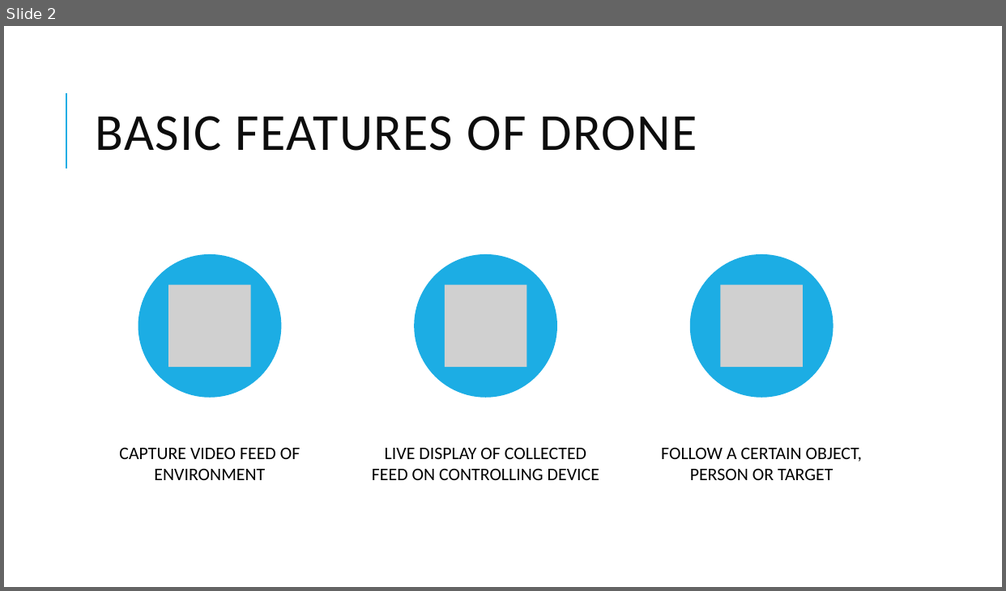
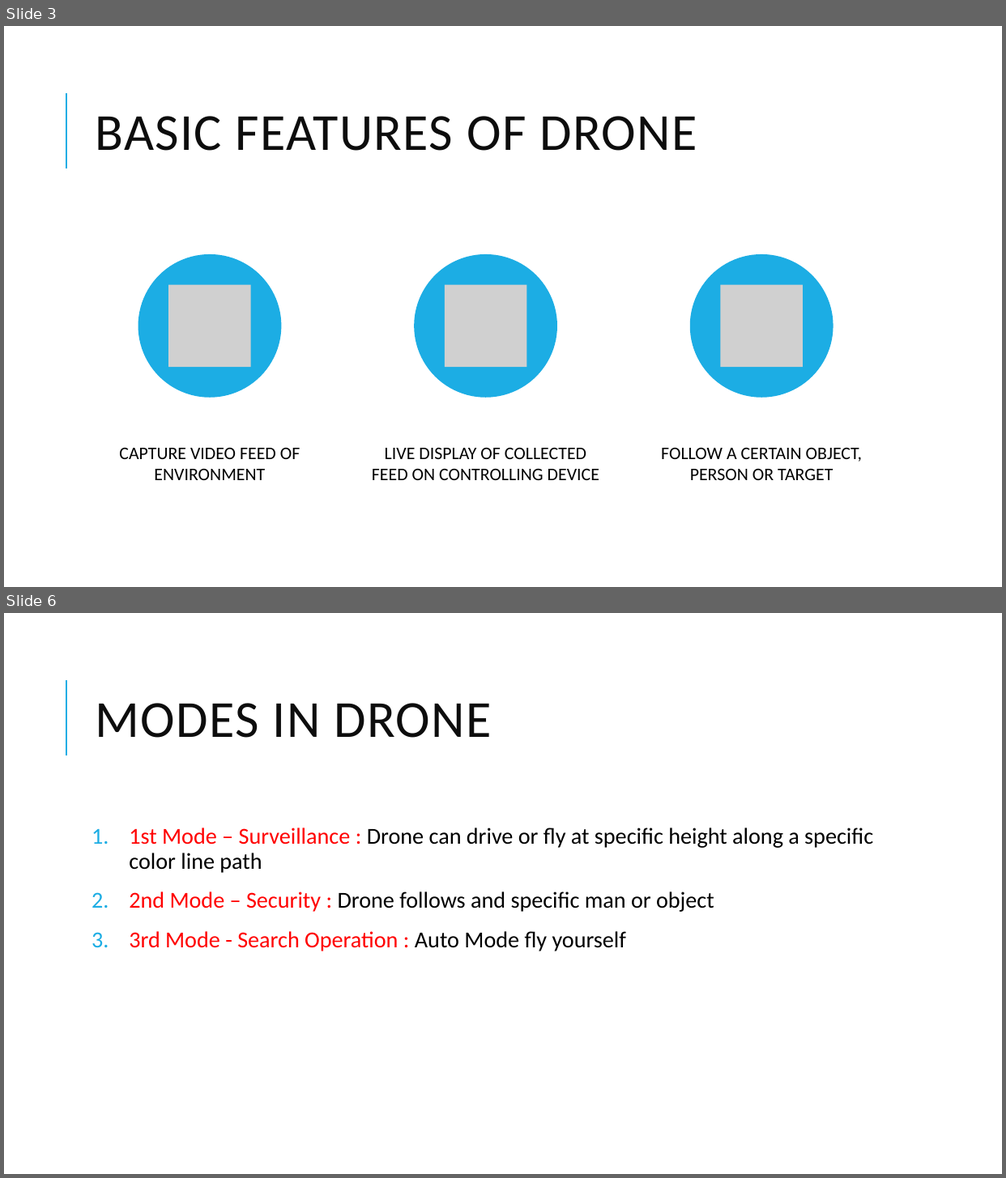
Before and after one commit to MihirRajeshPanchal/STAMP-Drone, a slide deck: Documentation/PPT/HighProfileSecurityDrone.pptx. Shown one above the other, each under a label of ours: slide 2 before the commit, slides 3 and 6 after it; the slides between them are not shown. The pictures are 1006x591 and 1006x1178 pixels, drawn with LibreOffice and Linux fonts; fonts in the diff are those of the drawing; grey boxes stand for pictures. Boxes give left, top, right and bottom in pixels: in the first picture for what was removed or moved away, otherwise in the second. Text is boxed around its words. In the diff, an @@ line names an element or a change of style, - is before the commit and + after.

Commit message:
Added Drone PPT with Features and Applications

```diff
--- a/Documentation/PPT/HighProfileSecurityDrone.pptx
+++ b/Documentation/PPT/HighProfileSecurityDrone.pptx
@@ slide 6 added at [4,613,1002,1174], background #FFFFFF; not listed: 1 template element that a slide beside it also shows @@
@@ title added at [96,703,491,738], 50 pt, text #0D0D0D @@
+MODES IN DRONE
@@ text added at [129,828,873,952], 22 pt, text #000000 @@
+1. 1st Mode – Surveillance : Drone can drive or fly at specific height along a specific color line path
+2. 2nd Mode – Security : Drone follows and specific man or object
+3. 3rd Mode - Search Operation : Auto Mode fly yourself
@@ what was slide 2 is now slide 3 @@
```
Also in this commit, not shown: 3 slides changed, 7 other slides added, 3 slides removed, 5 other files.
